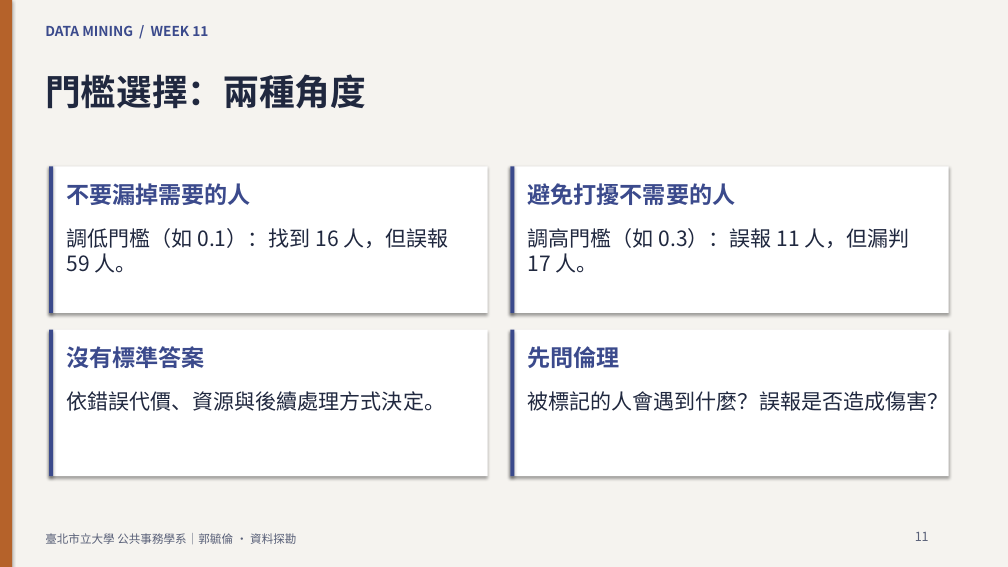
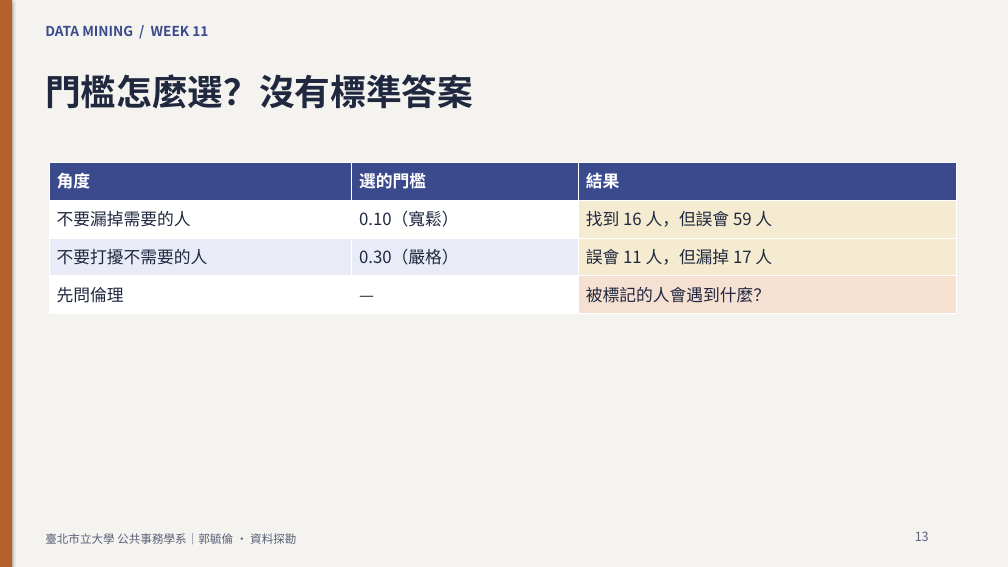
Before and after one commit to knut921/datamining-course, a slide deck: slide 13 of assets/slides/week11.pptx (slide 11 before the commit). Drawn at 1008x567 pixels with LibreOffice and Linux fonts; fonts in the diff are those of the drawing. Boxes give left, top, right and bottom in pixels: in the first picture for what was removed or moved away, otherwise in the second. Text is boxed around its words. In the diff, an @@ line names an element or a change of style, - is before the commit and + after.

```diff
--- a/assets/slides/week11.pptx
+++ b/assets/slides/week11.pptx
@@ text at bbox=[45, 74, 473, 109]: text changed @@
-門檻選擇：兩種角度
+門檻怎麼選？沒有標準答案
@@ rectangle removed at bbox=[49, 166, 488, 313] @@
@@ rectangle removed at bbox=[49, 166, 54, 313] @@
@@ table added at bbox=[49, 163, 957, 314], 4 rows, 3 columns @@
+角度 | 選的門檻 | 結果
+不要漏掉需要的人 | 0.10（寬鬆） | 找到 16 人，但誤會 59 人
+不要打擾不需要的人 | 0.30（嚴格） | 誤會 11 人，但漏掉 17 人
+先問倫理 | — | 被標記的人會遇到什麼？
@@ rectangle removed at bbox=[510, 166, 949, 313] @@
@@ rectangle removed at bbox=[510, 166, 515, 313] @@
@@ text removed at bbox=[66, 183, 250, 205] @@
-不要漏掉需要的人
@@ text removed at bbox=[528, 183, 736, 205] @@
-避免打擾不需要的人
@@ text removed at bbox=[66, 228, 449, 273] @@
-調低門檻（如 0.1）：找到 16 人，但誤報 59 人。
@@ text removed at bbox=[528, 228, 910, 273] @@
-調高門檻（如 0.3）：誤報 11 人，但漏判 17 人。
@@ rectangle removed at bbox=[49, 330, 488, 476] @@
@@ rectangle removed at bbox=[49, 330, 54, 476] @@
@@ text removed at bbox=[66, 346, 204, 368] @@
-沒有標準答案
@@ rectangle removed at bbox=[510, 330, 949, 476] @@
@@ rectangle removed at bbox=[510, 330, 515, 476] @@
@@ text removed at bbox=[528, 346, 620, 368] @@
-先問倫理
@@ text removed at bbox=[66, 391, 445, 411] @@
-依錯誤代價、資源與後續處理方式決定。
@@ text removed at bbox=[528, 391, 949, 411] @@
-被標記的人會遇到什麼？誤報是否造成傷害？
@@ text at bbox=[915, 531, 929, 541]: text changed @@
-11
+13
```
Also in this commit, not shown: 13 other slides changed, 3 slides added, 1 slide removed, 17 other files.
